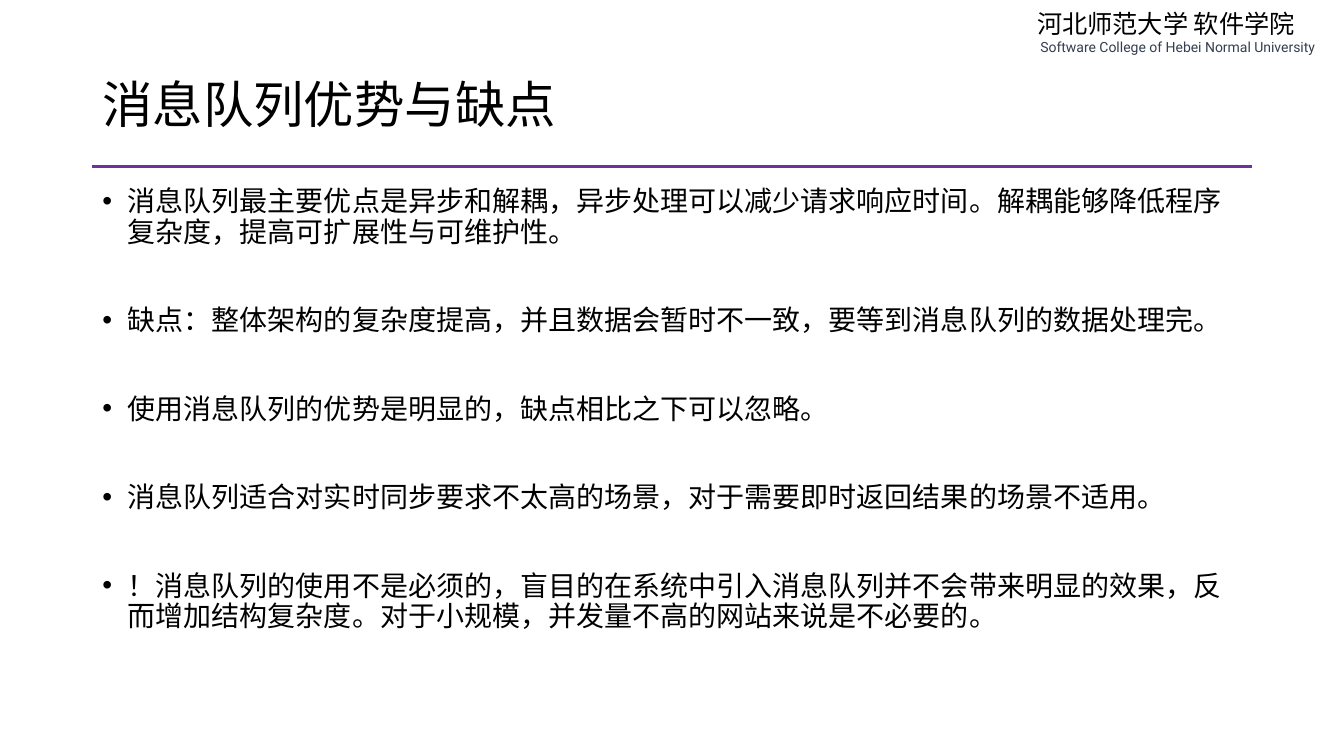
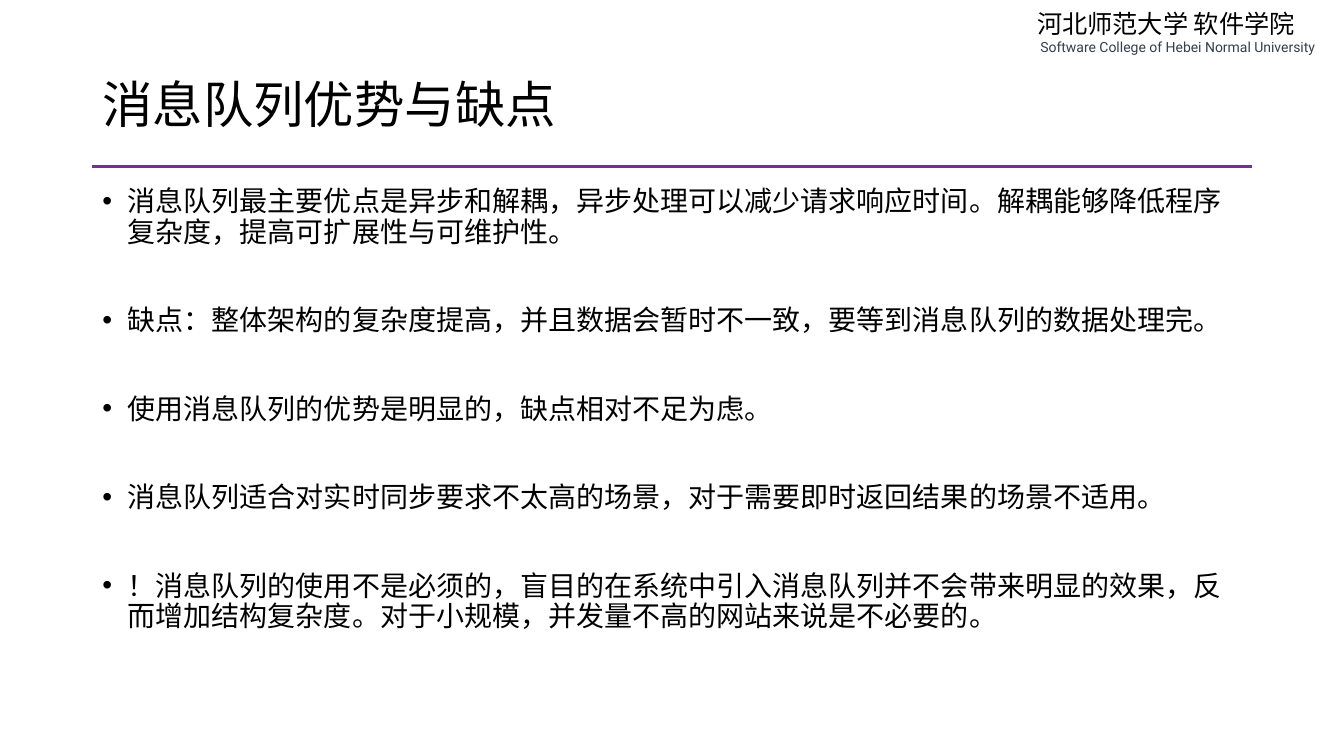
Before and after one commit to edu2act/course-php-serverside-development-on-linux, a slide deck: slide 6 of materials/slides/ch07-message-queue.pptx. Drawn at 1344x756 pixels with LibreOffice and Linux fonts; fonts in the diff are those of the drawing. Boxes give left, top, right and bottom in pixels: in the first picture for what was removed or moved away, otherwise in the second. Text is boxed around its words. In the diff, an @@ line names an element or a change of style, - is before the commit and + after.

```diff
--- a/materials/slides/ch07-message-queue.pptx
+++ b/materials/slides/ch07-message-queue.pptx
@@ text at (x1=128, y1=395, x2=773, y2=422): text changed @@
-• 使用消息队列的优势是明显的，缺点相比之下可以忽略。
+• 使用消息队列的优势是明显的，缺点相对不足为虑。
```
Also in this commit, not shown: 3 other slides changed, 2 other files.
